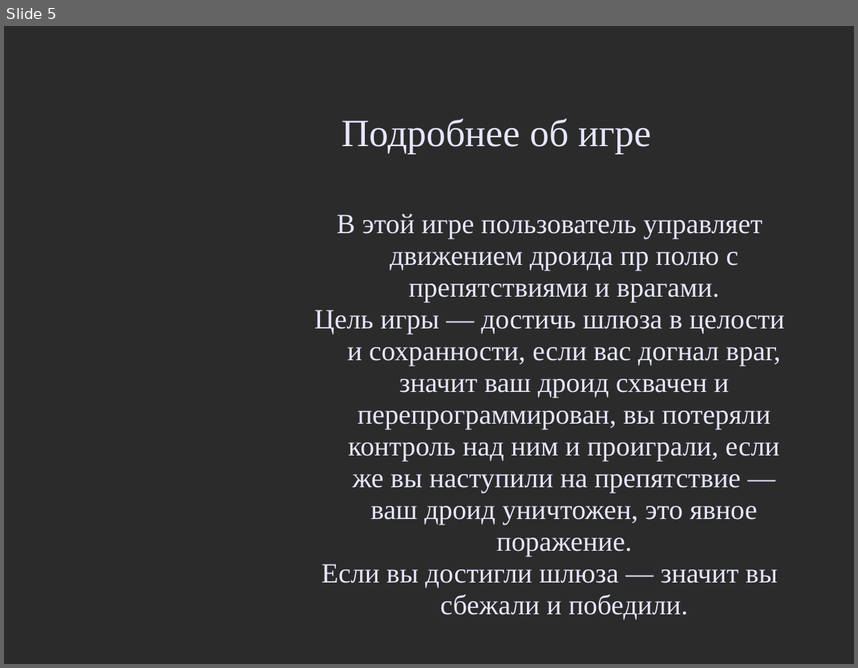
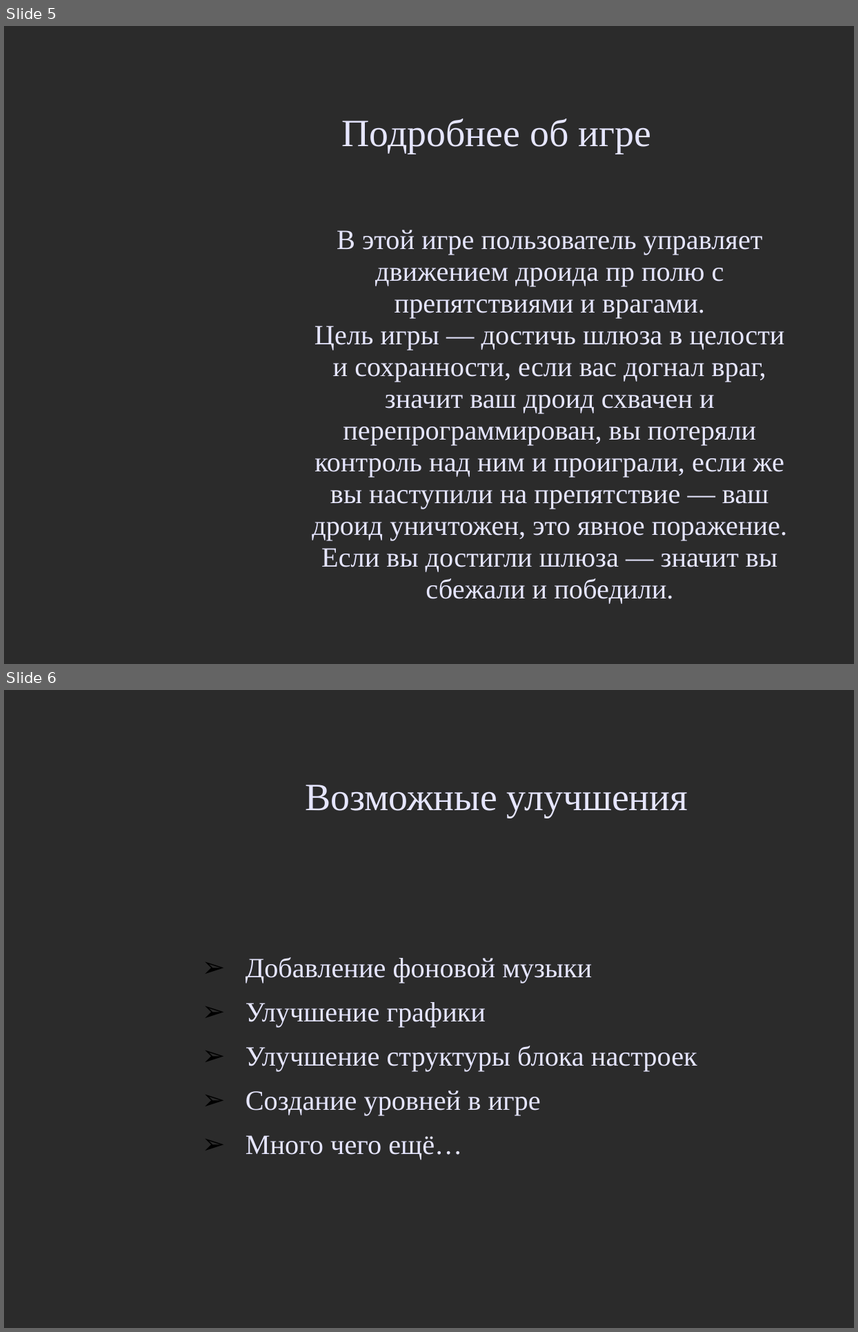
Before and after one commit to Ted64sar/ProektYandex, a slide deck: Презентация проекта.ppt. Shown one above the other, each under a label of ours: slide 5 before the commit, slides 5 and 6 after it. The pictures are 858x668 and 858x1332 pixels, drawn with LibreOffice and Linux fonts; fonts in the diff are those of the drawing; background and template pictures are left out; a plain dark background stands for a picture behind light text. Boxes give left, top, right and bottom in pixels: in the first picture for what was removed or moved away, otherwise in the second. Text is boxed around its words. In the diff, an @@ line names an element or a change of style, - is before the commit and + after.

```diff
--- a/Презентация проекта.ppt
+++ b/Презентация проекта.ppt
@@ slide 6 added at [4, 690, 854, 1328], background picture (left out) @@
@@ title added at [305, 785, 688, 818], 36 pt, text #E6E6FF @@
+Возможные улучшения
@@ subtitle added at [245, 957, 697, 1159], 26 pt, text #E6E6FF @@
+➢ Добавление фоновой музыки
+➢ Улучшение графики
+➢ Улучшение структуры блока настроек
+➢ Создание уровней в игре
+➢ Много чего ещё…
@@ slide 5 changed as well @@
@@ subtitle "В этой игре пользователь управляет ..." at [312, 230, 787, 604]: indent changed @@
```
Also in this commit, not shown: 4 other slides changed, 1 other slide added, 1 slide removed.
